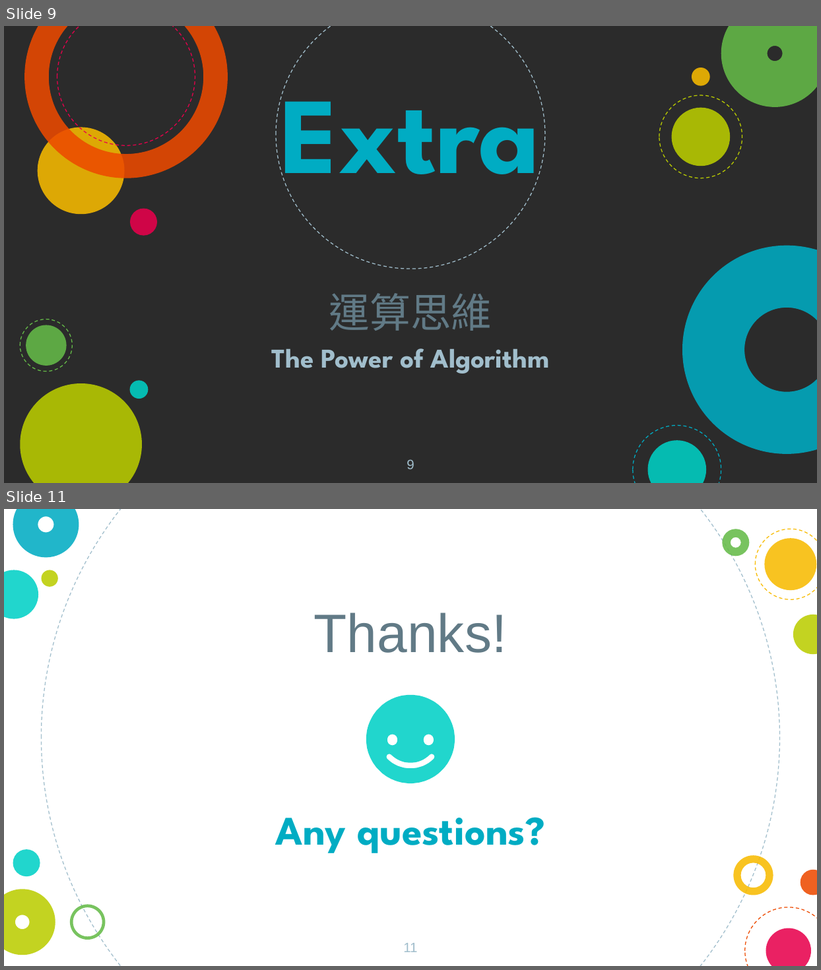
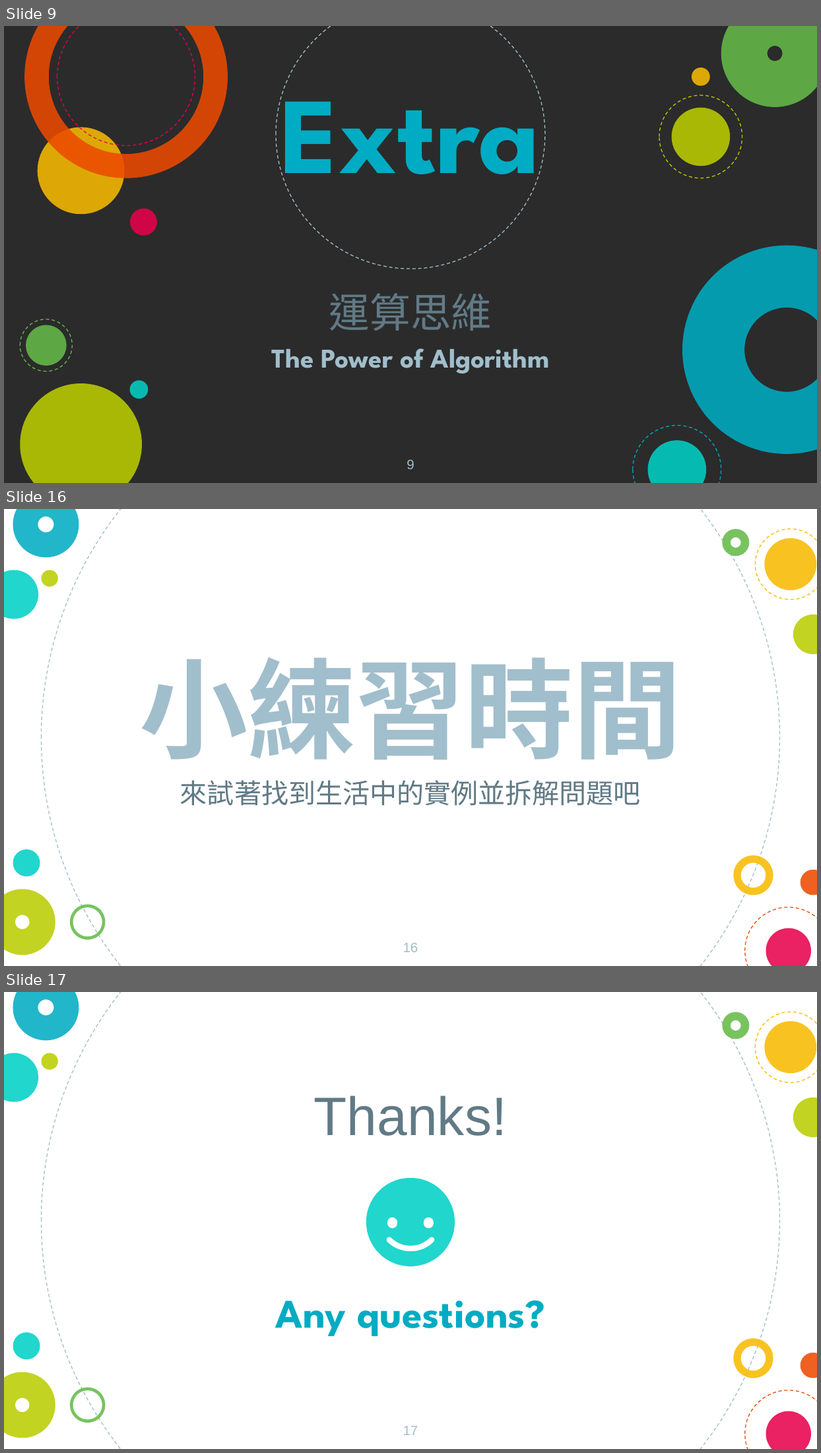
Before and after one commit to goder7015/python_edu, a slide deck: 簡報/day3b.pptx. Shown one above the other, each under a label of ours: slides 9 and 11 before the commit, slides 9, 16 and 17 after it; the slides between them are not shown. The pictures are 821x970 and 821x1453 pixels, drawn with LibreOffice and Linux fonts; fonts in the diff are those of the drawing; background and template pictures are left out; a plain dark background stands for a picture behind light text. Boxes give left, top, right and bottom in pixels: in the first picture for what was removed or moved away, otherwise in the second. Text is boxed around its words. In the diff, an @@ line names an element or a change of style, - is before the commit and + after.

```diff
--- a/簡報/day3b.pptx
+++ b/簡報/day3b.pptx
@@ slide 16 added at (4,509,817,966), background picture (left out); not listed: 15 template elements that a slide beside it also shows @@
@@ title added at (139,657,681,760), 96 pt, text #A1BECC, bold @@
+小練習時間
@@ subtitle added at (180,780,641,806), 24 pt, text #617A86 @@
+來試著找到生活中的實例並拆解問題吧
@@ page number added at (403,943,418,953), 12 pt, text #A1BECC @@
+16
@@ what was slide 11 is now slide 17 @@
@@ page number at (403,1426,418,1436): text changed @@
-11
+17
```
Also in this commit, not shown: 1 slide changed, 5 other slides added.
